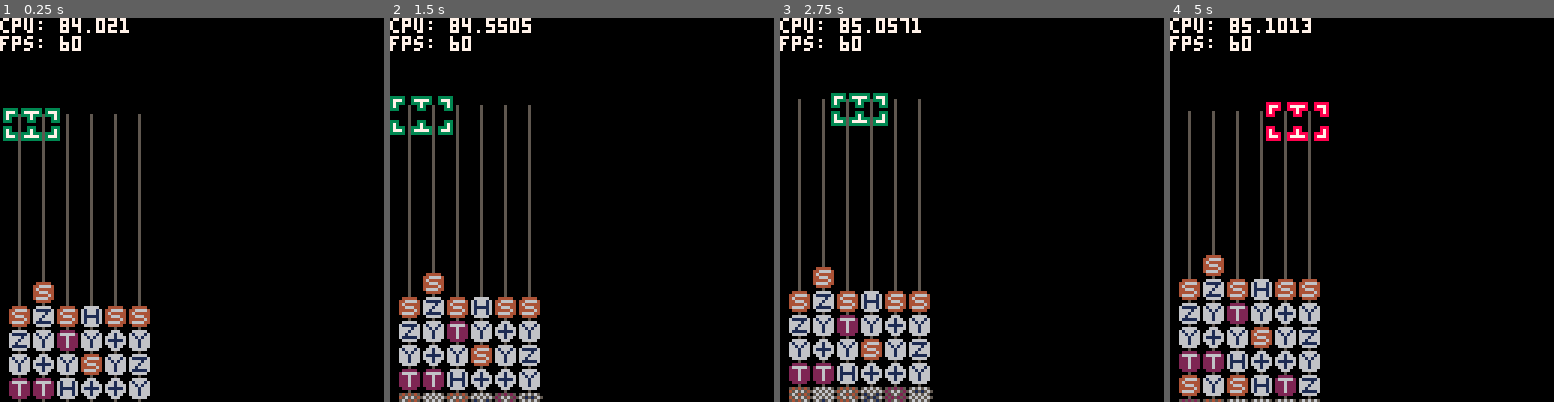
Above: before the commit, frames 1-4 (left to right).
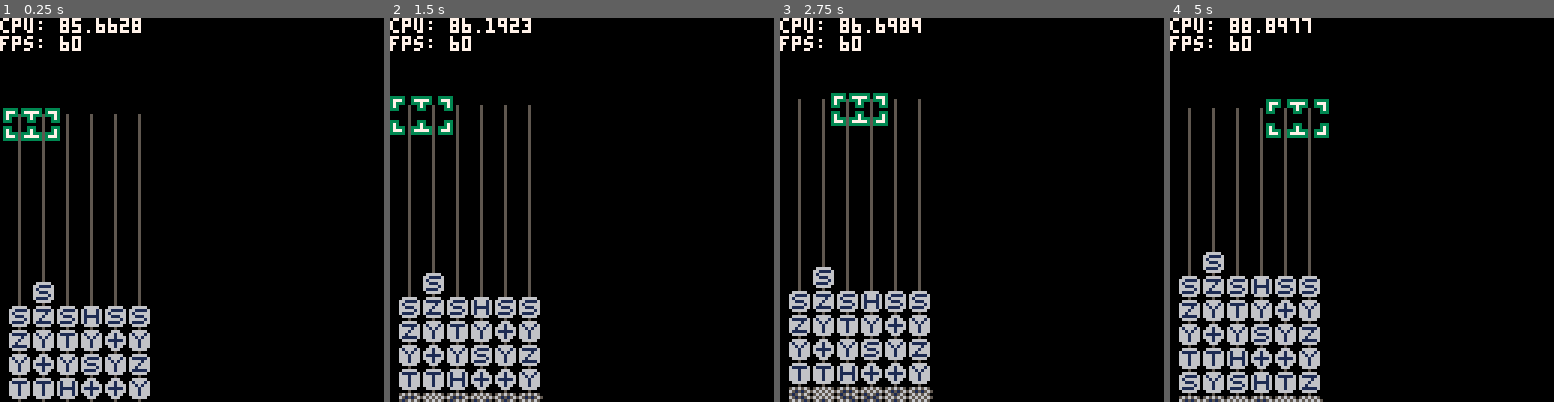
Above: after the commit, the same moments.

Repository: qniapp/quantattack
Game: PICO-8 cartridge qitaev.p8
The game is run twice, just before and just after one commit, with the same random seed, the same clock (stepped at 60 frames per second) and the same inputs.
Inputs:
- Up to frame 1 (0.25 s): no input
- Up to frame 2 (1.5 s): tap O (Z key) at 0.7 s
- Up to frame 3 (2.75 s): hold Right 1.6-2.1 s; tap O (Z key) at 1.7, 2.1, 2.5 s; hold Up 2.15-2.42 s; hold Right from 2.47 s (still down)
- Up to frame 4 (5 s): tap O (Z key) every 0.4 s from 2.9 to 4.9 s; release Right at 3.03 s; hold Left 3.08-3.58 s; hold Down 3.63-3.97 s; hold Right 4.02-4.68 s; hold Up from 4.73 s (still down)

The runs differ from the first frame. In frame 1, 2.7% of the frame differs, in the area x 2-40%, y 0-100%; in frame 2, 2.8%; in frame 3, 2.9%; in frame 4, 7.9%, in the area x 2-42%, y 0-100%.

Commit message:
レーザーがゲートの上にかぶらないように修正

Diff:
--- a/qitaev.p8
+++ b/qitaev.p8
@@ -287,13 +287,13 @@
           end
         end
 
+        -- draw cnot laser
         for bx = 1, board.cols do
           for by = board.rows + board.next_row, 1, -1 do
             local x = self.left + (bx - 1) * gate.size
             local y = self.top + (by - 1) * gate.size
             local gate = self.gate[bx][by]
 
-            -- draw cnot laser
             if gate:is_c() and rnd(1) > 0.3 then
               local lx0 = x + 3
               local ly0 = y + 3 - self.raised_dots
@@ -302,8 +302,16 @@
 
               line(lx0, ly0, lx1, ly1, colors.yellow)
             end
-
-            -- draw cnot gates over the cnot laser
+          end
+        end
+
+        -- draw cnot gates over the cnot laser
+        for bx = 1, board.cols do
+          for by = board.rows + board.next_row, 1, -1 do
+            local x = self.left + (bx - 1) * gate.size
+            local y = self.top + (by - 1) * gate.size
+            local gate = self.gate[bx][by]
+
             if gate:is_c() or gate:is_cnot_x() then
               gate:draw(x, y - self.raised_dots)
             end
@@ -468,14 +476,15 @@
         for x = 1, board.cols do
           for y = board.rows - 1, 1, -1 do
             local tmp_y = y
-
-            while (self.gate[x][tmp_y]:is_c() and
-                   self.gate[x][tmp_y]:is_idle() and
+            local g = self.gate[x][tmp_y]
+
+            while (g:is_c() and
+                   g:is_idle() and
                    self:is_droppable(x, tmp_y) and
                    (not self:overlap_with_cnot(x, tmp_y + 1)) and
-                   self:is_droppable(self.gate[x][tmp_y].xx, tmp_y) and
-                   (not self:overlap_with_cnot(self.gate[x][tmp_y].xx, tmp_y + 1))) do
-              local cnot_c = self.gate[x][tmp_y]
+                   self:is_droppable(g.xx, tmp_y) and
+                   (not self:overlap_with_cnot(g.xx, tmp_y + 1))) do
+              local cnot_c = g
               local cnot_x = self.gate[cnot_c.xx][tmp_y]
 
               assert(cnot_x:is_cnot_x())
@@ -484,7 +493,9 @@
               self.gate[x][tmp_y] = gate.i()
               self.gate[cnot_c.xx][tmp_y + 1] = cnot_x
               self.gate[cnot_c.xx][tmp_y] = gate.i()
+
               tmp_y += 1
+              g = self.gate[x][tmp_y]
             end
 
             if (tmp_y > y) then
Not shown, changed: 28 lines of the sprite sheet (__gfx__) section of qitaev.p8
